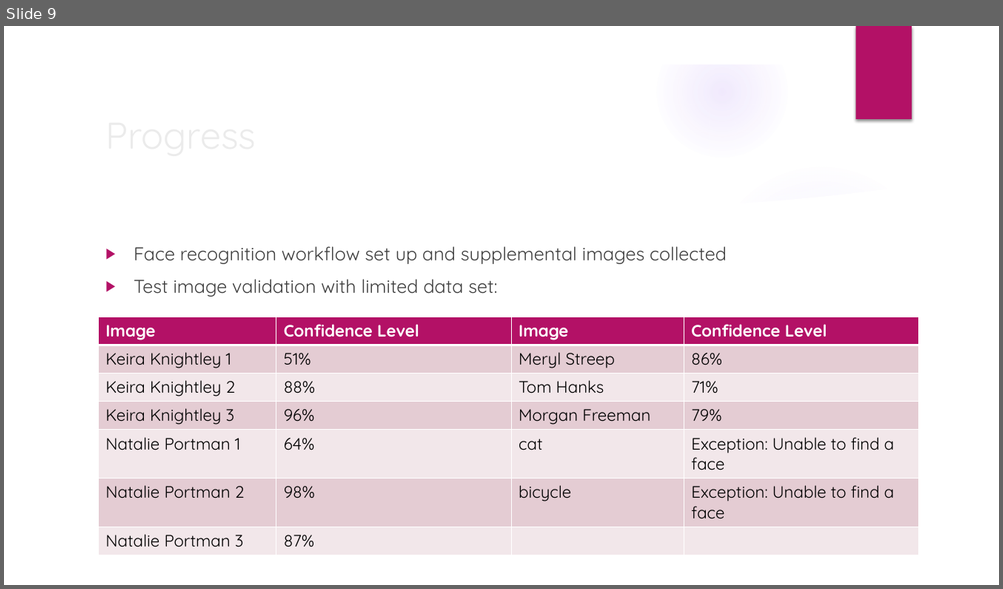
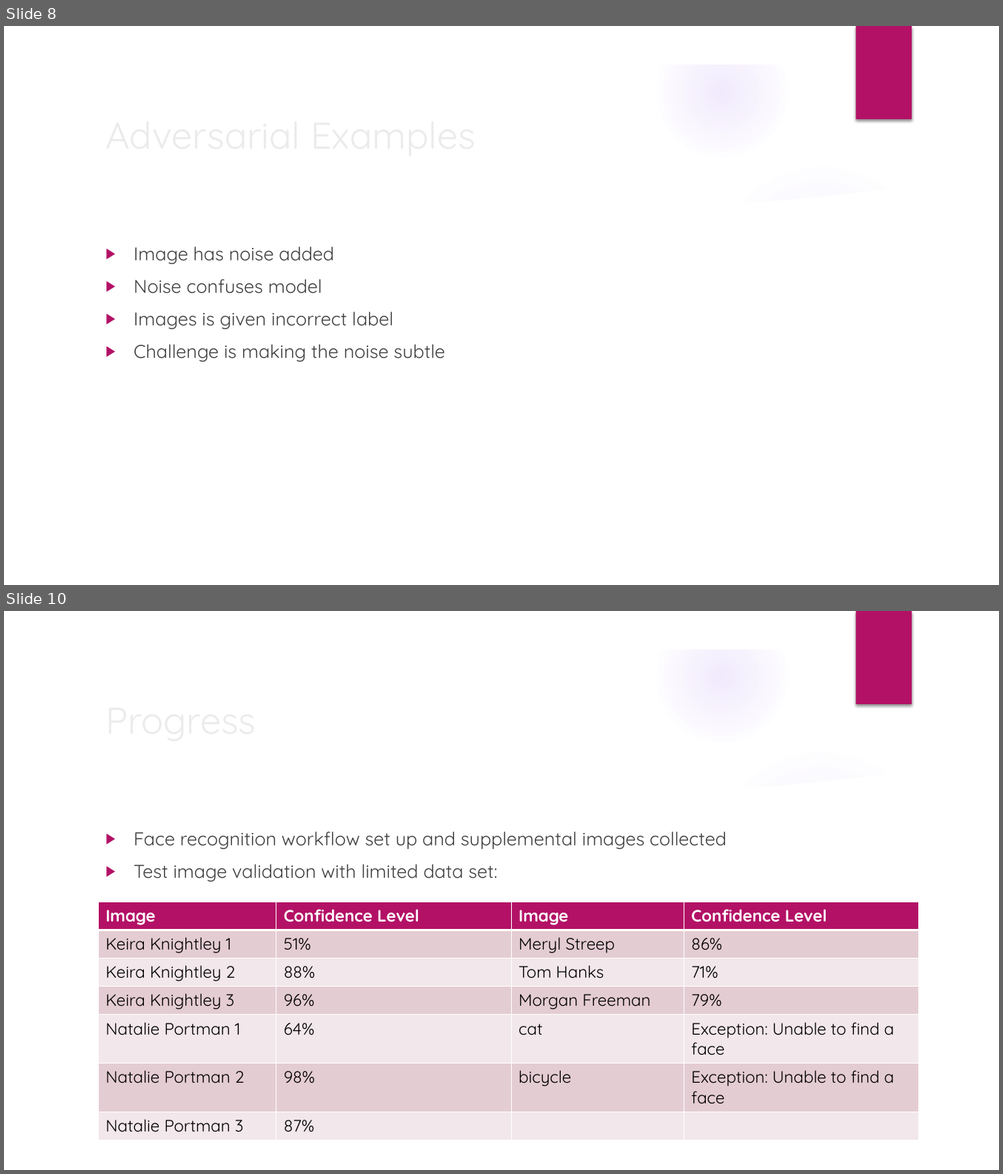
Before and after one commit to erstrong/BigDataSystemsandIntelligenceAnalytics, a slide deck: ProgressReport.pptx. Shown one above the other, each under a label of ours: slide 9 before the commit, slides 8 and 10 after it; the slides between them are not shown. The pictures are 1003x589 and 1003x1174 pixels, drawn with LibreOffice and Linux fonts; fonts in the diff are those of the drawing; background and template pictures are left out. Boxes give left, top, right and bottom in pixels: in the first picture for what was removed or moved away, otherwise in the second. Text is boxed around its words. In the diff, an @@ line names an element or a change of style, - is before the commit and + after.

```diff
--- a/ProgressReport.pptx
+++ b/ProgressReport.pptx
@@ slide 8 added at (x1=4, y1=26, x2=999, y2=585), background picture (left out); not listed: 9 template elements that a slide beside it also shows @@
@@ title added at (x1=98, y1=105, x2=813, y2=163), 36 pt, text #EBEBEB @@
+Adversarial Examples
@@ text added at (x1=134, y1=247, x2=444, y2=362), 18 pt, text #404040 @@
+▶ Image has noise added
+▶ Noise confuses model
+▶ Images is given incorrect label
+▶ Challenge is making the noise subtle
@@ what was slide 9 is now slide 10 @@
```
Also in this commit, not shown: 4 slides changed, 1 other file.
